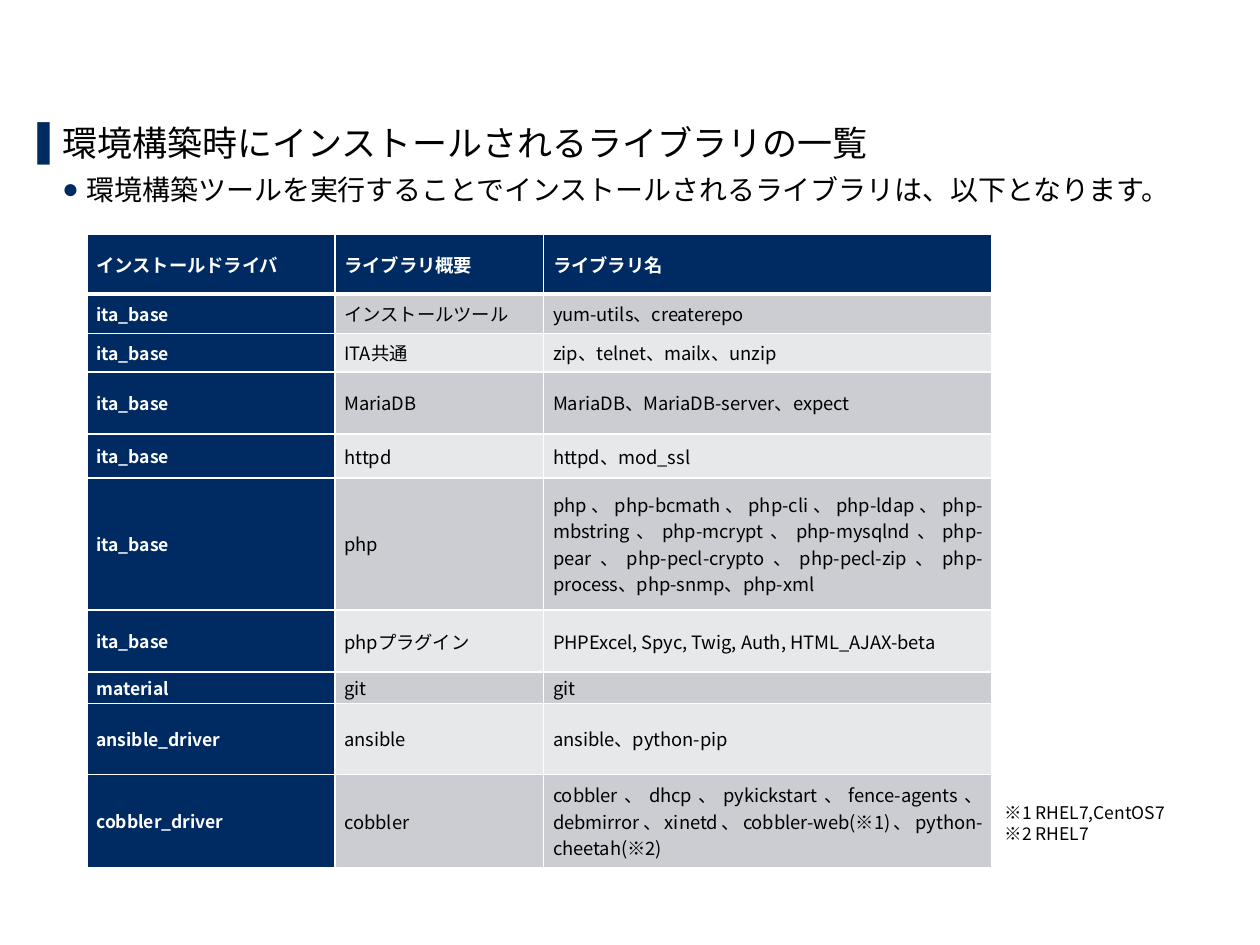
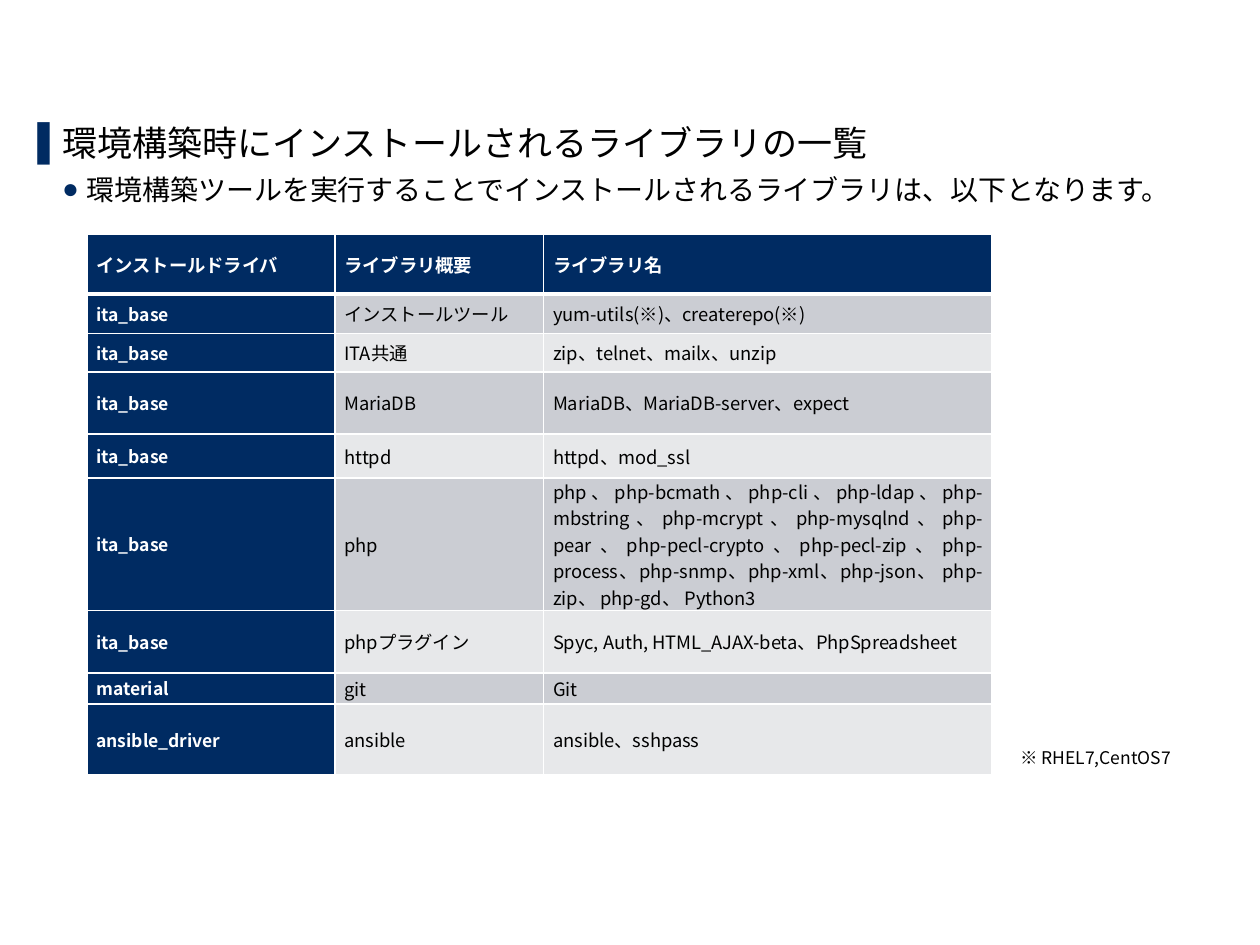
Before and after one commit to exastro-suite/it-automation-docs, a slide deck: slide 20 of asset/Learn_ja/ITA-offline-install_ja.pptx. Drawn at 1260x945 pixels with LibreOffice and Linux fonts; fonts in the diff are those of the drawing; background and template pictures are left out. Boxes give left, top, right and bottom in pixels: in the first picture for what was removed or moved away, otherwise in the second. Text is boxed around its words. In the diff, an @@ line names an element or a change of style, - is before the commit and + after.

```diff
--- a/asset/Learn_ja/ITA-offline-install_ja.pptx
+++ b/asset/Learn_ja/ITA-offline-install_ja.pptx
@@ table at box(87, 234, 993, 775) @@
-row 2, column 3: yum-utils、createrepo
+row 2, column 3: yum-utils(※)、createrepo(※)
-row 6: ita_base | php | php、php-bcmath、php-cli、php-ldap、php-mbstring、php-mcrypt、php-mysqlnd、php-pear、php-pecl-crypto、php-pecl-zip、php-process、php-snmp、php-xml
-row 7: ita_base | phpプラグイン | PHPExcel, Spyc, Twig, Auth, HTML_AJAX-beta
-row 8: material | git | git
-row 9: ansible_driver | ansible | ansible、python-pip
-row 10: cobbler_driver | cobbler | cobbler、dhcp、pykickstart、fence-agents、debmirror、xinetd、cobbler-web(※1)、python-cheetah(※2)
+row 6: ita_base | php | php、php-bcmath、php-cli、php-ldap、php-mbstring、php-mcrypt、php-mysqlnd、php-pear、php-pecl-crypto、php-pecl-zip、php-process、php-snmp、php-xml、php-json、 php-zip、 php-gd、 Python3
+row 7: ita_base | phpプラグイン | Spyc, Auth, HTML_AJAX-beta、PhpSpreadsheet
+row 8: material | git | Git
+row 9: ansible_driver | ansible | ansible、sshpass
@@ text at box(1042, 751, 1171, 767): text changed @@
-※1 RHEL7,CentOS7
-※2 RHEL7
+※ RHEL7,CentOS7
```
Also in this commit, not shown: 14 other slides changed, 5 other files.
